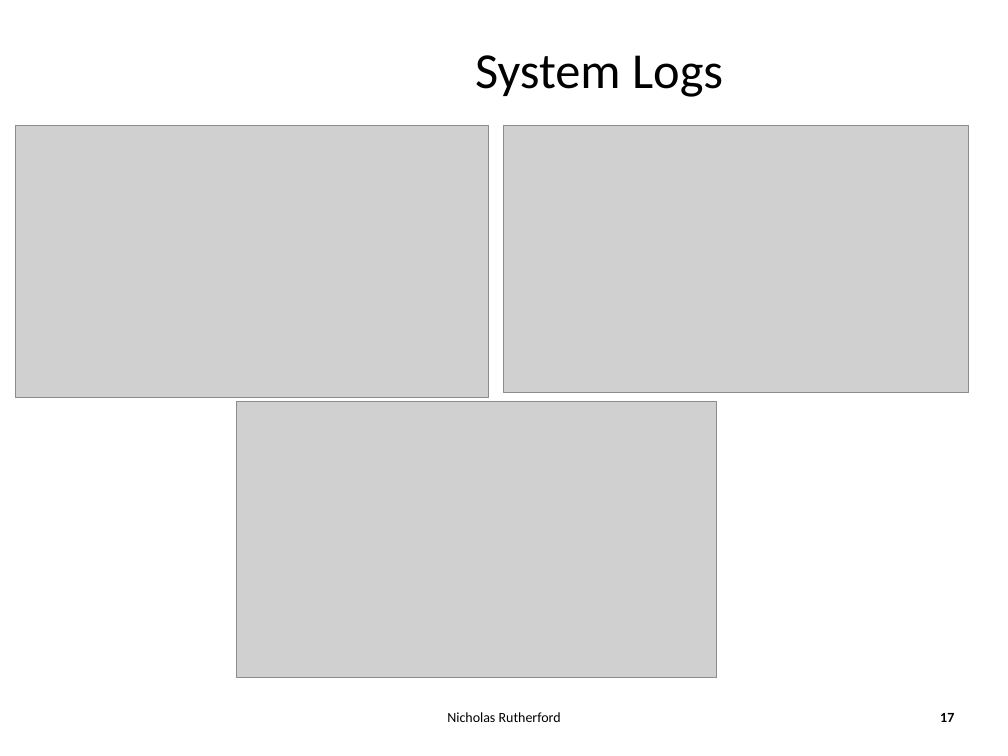
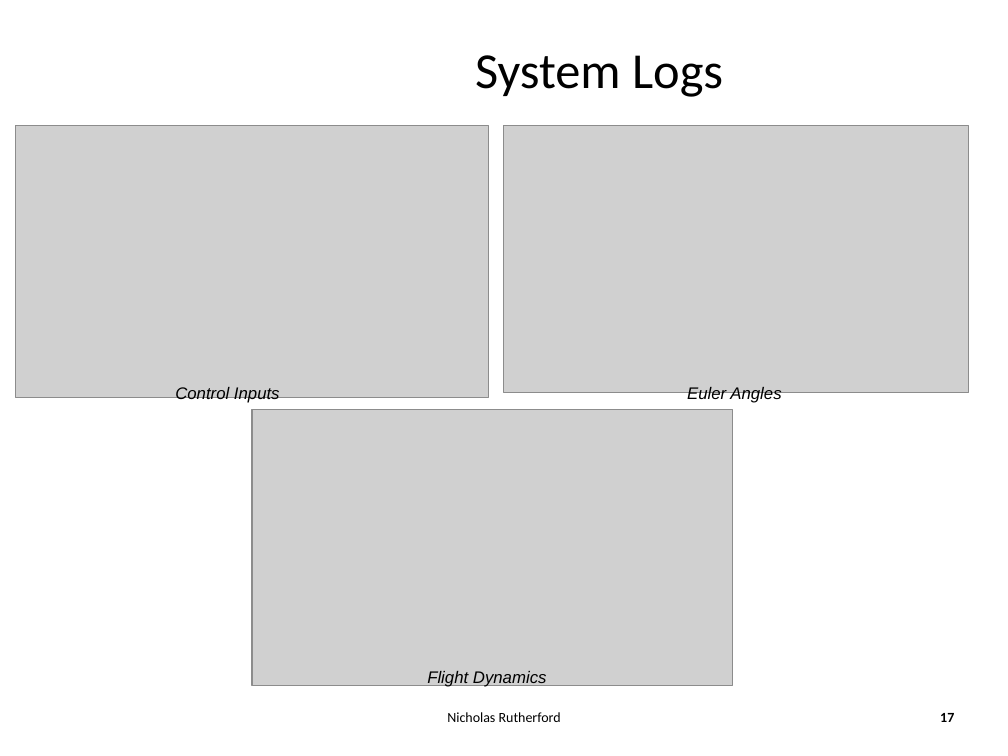
Before and after one commit to ArnCarveris/qut-pfms, a slide deck: slide 17 of docproject/PFMS Smartskies Presentation Semester 1.pptx. Drawn at 1008x756 pixels with LibreOffice and Linux fonts; fonts in the diff are those of the drawing; grey boxes stand for pictures; background and template pictures are left out. Boxes give left, top, right and bottom in pixels: in the first picture for what was removed or moved away, otherwise in the second. Text is boxed around its words. In the diff, an @@ line names an element or a change of style, - is before the commit and + after.

```diff
--- a/docproject/PFMS Smartskies Presentation Semester 1.pptx
+++ b/docproject/PFMS Smartskies Presentation Semester 1.pptx
@@ text added at <box>175,387,280,404</box>, 12 pt, text #000000, italic @@
+Control Inputs
@@ text added at <box>687,387,781,404</box>, 12 pt, text #000000, italic @@
+Euler Angles
@@ picture: place and size @@
-picture at <box>236,401,717,677</box>
+picture at <box>252,409,733,685</box>
@@ text added at <box>427,671,547,687</box>, 12 pt, text #000000, italic @@
+Flight Dynamics
```
Also in this commit, not shown: 12 other slides changed, 1 slide removed.
